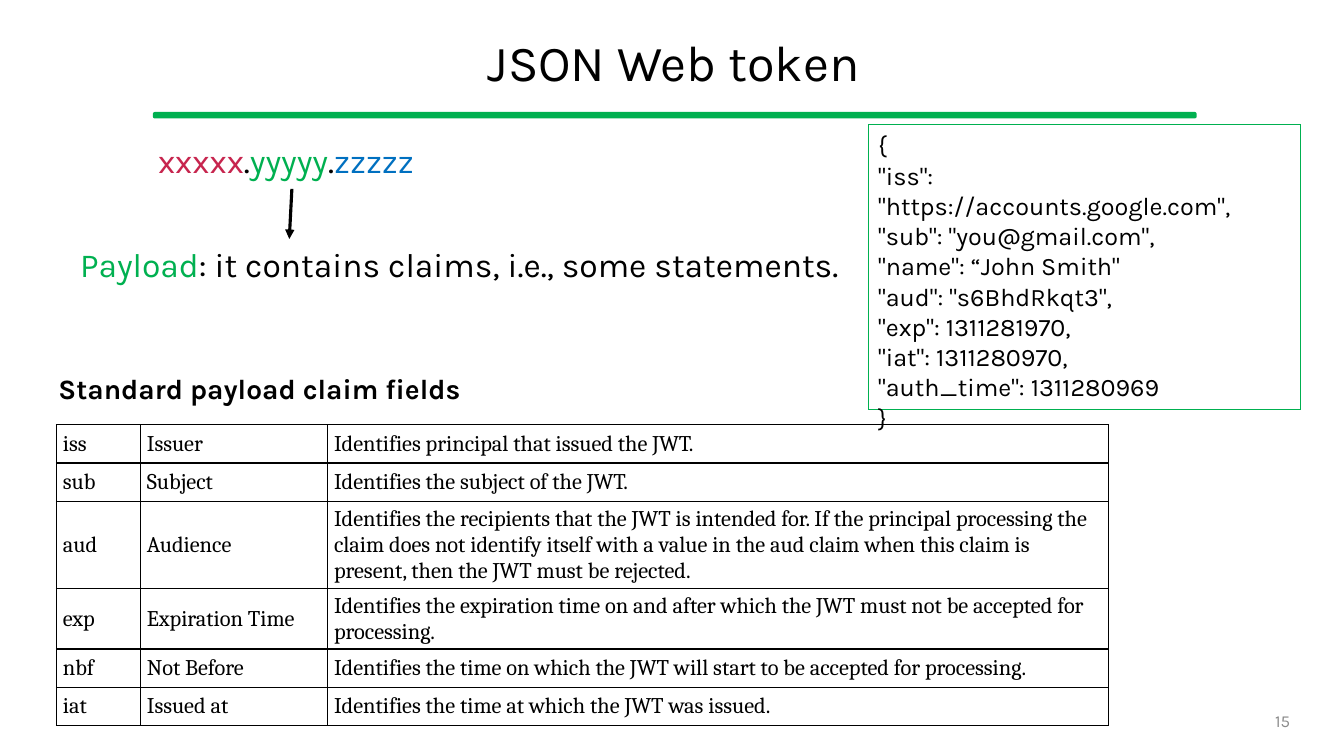
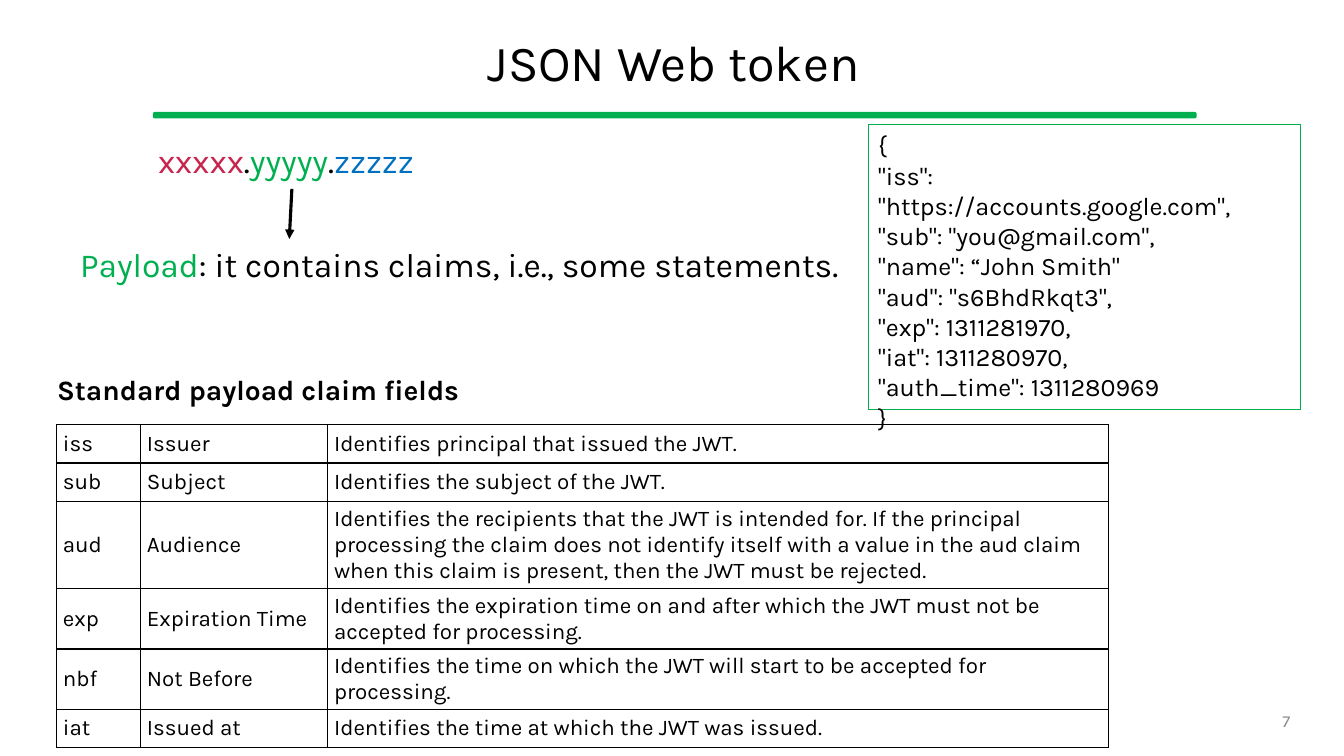
Before and after one commit to gcappon/bwthw, a slide deck: slide 7 of theory_09-authorization/theory_09-authorization.pptx (slide 15 before the commit). Drawn at 1344x756 pixels with LibreOffice and Linux fonts; fonts in the diff are those of the drawing. Boxes give left, top, right and bottom in pixels: in the first picture for what was removed or moved away, otherwise in the second. Text is boxed around its words. In the diff, an @@ line names an element or a change of style, - is before the commit and + after.

```diff
--- a/theory_09-authorization/theory_09-authorization.pptx
+++ b/theory_09-authorization/theory_09-authorization.pptx
@@ text "Standard payload claim fields" at box(57, 380, 459, 407): alignment centre to left @@
@@ table at box(56, 424, 1109, 740) @@
@@ font Cambria to Karla @@
@@ page number at box(1282, 716, 1290, 727): text changed @@
-15
+7
```
Also in this commit, not shown: 8 other slides changed, 1 other file.
